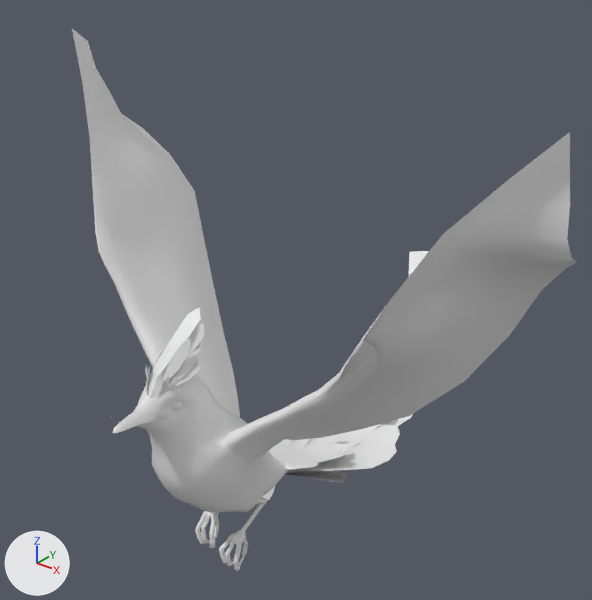
What one commit did to the glTF model public/bird3.glb.
Camera for both pictures: a 50 mm camera at (2.38, -2.57, 2.68) aimed at (-0.18, 0.63, 0.7). The axes (+X, +Y, +Z) are drawn at lower left. The lights are the same throughout. Materials are left out; every surface is plain grey. Where no turn or scale is listed for an object, it has been applied to the vertices. Vertices at the same position are counted once.

Objects in the first picture: 'a250_body_hd_mesh1', 'a250_body_hd_mesh_1'.
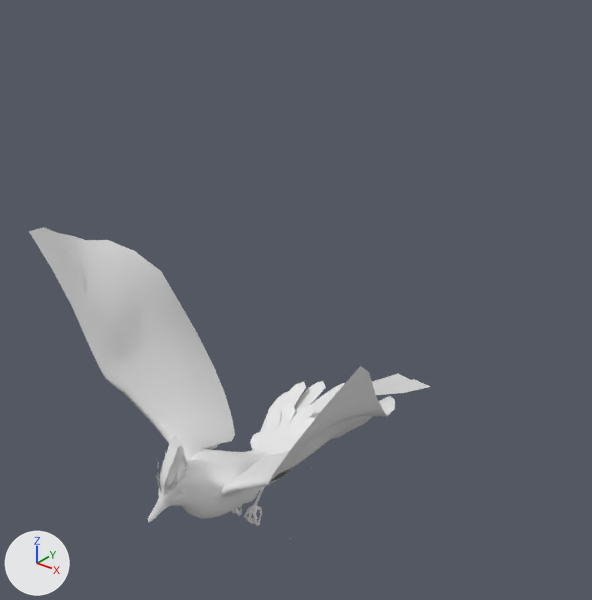
What differs and where, as boxes [x1, y1, x2, y2] in the pictures (592 x 600 px; the box of a moved part takes in the faces that stretch with it):
'a250_body_hd_mesh_1', reshaped, turned, rescaled
    before: [72, 29, 576, 571]
    after: [29, 227, 431, 526]
'a250_body_hd_mesh1', reshaped, moved, rescaled (not visible afterwards)
    before: [262, 485, 276, 500]
part 1 of me_mesh_0, moved or reshaped
    before: [172, 402, 183, 411]
    after: [179, 490, 186, 494]
part 2 of me_mesh_0, moved or reshaped
    before: [72, 29, 576, 571]
    after: [29, 227, 395, 526]
part 3 of me_mesh_0, moved or reshaped
    before: [280, 439, 292, 446]
    after: [265, 408, 281, 431]
part 4 of me_mesh_0, moved or reshaped
    before: [314, 451, 346, 463]
    after: [294, 432, 304, 444]
part 5 of me_mesh_0, moved or reshaped
    before: [154, 324, 204, 380]
    after: [162, 445, 185, 487]
part 6 of me_mesh_0, moved or reshaped
    before: [168, 349, 199, 385]
    after: [171, 461, 185, 487]
part 7 of me_mesh_0, moved or reshaped
    before: [194, 341, 203, 354]
    after: [181, 455, 186, 464]
part 8 of me_mesh_0, moved or reshaped
    before: [162, 338, 191, 379]
    after: [165, 462, 177, 485]
part 9 of me_mesh_0, moved or reshaped
    before: [147, 307, 201, 396]
    after: [160, 436, 179, 494]
part 10 of me_mesh_0, moved or reshaped
    before: [149, 347, 170, 378]
    after: [160, 456, 166, 484]
part 11 of me_mesh_0, moved or reshaped (not visible afterwards)
    before: [147, 338, 159, 385]
part 12 of me_mesh_0, moved or reshaped
    before: [150, 373, 164, 397]
    after: [163, 485, 168, 495]
part 13 of me_mesh_0, moved or reshaped
    before: [160, 376, 169, 394]
    after: [168, 485, 172, 491]
part 14 of me_mesh_0, moved or reshaped
    before: [170, 377, 177, 391]
    after: [173, 483, 177, 488]
part 15 of me_mesh_0, moved or reshaped
    before: [176, 367, 201, 387]
    after: [175, 470, 189, 485]
part 16 of me_mesh_0, moved or reshaped
    before: [168, 251, 429, 566]
    after: [165, 374, 431, 521]

The change, as a list of edits to the scene's bpy script:
```text
Change me_mesh_0:
    used by ob_a250_body_hd_mesh_1; location = (0.0, 0.0, 0.0); rotation_euler = (-1.571, 0.668, -1.571), in degrees (-90, 38, -90)
    remove me_mesh_0.from_pydata(...)  # 1908 vertices, 3058 faces; spans x -2.13..0.47, y -1.52..1.21, z -1.44..1.37
    add me_mesh_0.from_pydata(...)  # 1908 vertices, 3058 faces; spans x -3.32..1.04, y -3.33..5.5, z -3.17..3.02
    me_mesh_0 part 1: the loose piece of 25 vertices spanning x -0.05..0.01, y -0.88..-0.82, z 0.04..0.08 is scaled about the mesh origin by 2.2
    me_mesh_0 part 2: the loose piece of 1188 vertices spanning x -1.51..0.47, y -1.52..0.41, z -1.44..1.37 is scaled about the mesh origin by 2.2
    me_mesh_0 part 3: the loose piece of 10 vertices spanning x -0.39..-0.09, y 0.15..0.48, z -0.22..0.01 is scaled about its middle by (2.27, 2.19, 2.19), then moved by (-0.29, 0.38, -0.13)
    me_mesh_0 part 4: the loose piece of 10 vertices spanning x -0.39..-0.09, y 0.15..0.47, z -0.01..0.23 is scaled about its middle by (2.28, 2.21, 2.21), then moved by (-0.3, 0.38, 0.14)
    me_mesh_0 part 5: the loose piece of 13 vertices spanning x -0.38..-0.01, y -1.0..-0.94, z -0.02..0.05 is scaled about the mesh origin by 2.2
    me_mesh_0 part 6: the loose piece of 11 vertices spanning x -0.28..-0.03, y -0.96..-0.92, z 0.01..0.07 is scaled about the mesh origin by 2.2
    me_mesh_0 part 7: the loose piece of 15 vertices spanning x -0.31..-0.08, y -0.96..-0.91, z 0.01..0.06 is scaled about the mesh origin by 2.2
    me_mesh_0 part 8: the loose piece of 11 vertices spanning x -0.28..-0.02, y -1.03..-0.95, z -0.01..0.07 is scaled about the mesh origin by 2.2
    me_mesh_0 part 9: the loose piece of 13 vertices spanning x -0.44..0.01, y -1.01..-0.97, z -0.06..0.02 is scaled about the mesh origin by 2.2
    me_mesh_0 part 10: the loose piece of 13 vertices spanning x -0.39..0.01, y -1.01..-0.94, z -0.09..-0.01 is scaled about the mesh origin by 2.2
    me_mesh_0 part 11: the loose piece of 11 vertices spanning x -0.24..-0.02, y -1.03..-0.95, z -0.11..-0.05 is scaled about the mesh origin by 2.2
    me_mesh_0 part 12: the loose piece of 7 vertices spanning x -0.09..0.01, y -1.03..-0.96, z -0.01..0.04 is scaled about the mesh origin by 2.2
    me_mesh_0 part 13: the loose piece of 7 vertices spanning x -0.1..-0.02, y -1.0..-0.95, z 0.01..0.05 is scaled about the mesh origin by 2.2
    me_mesh_0 part 14: the loose piece of 7 vertices spanning x -0.11..-0.06, y -0.98..-0.94, z 0.04..0.07 is scaled about the mesh origin by 2.2
    me_mesh_0 part 15: the loose piece of 11 vertices spanning x -0.21..-0.04, y -0.96..-0.9, z 0.02..0.09 is scaled about the mesh origin by 2.2
    me_mesh_0 part 16: 455 of 1908 vertices moved; they spanned x -2.13..0.46, y -0.97..1.21, z -0.46..0.45 and now span x -1.45..1.01, y -2.14..5.5, z -1.02..0.99; mean shift (0.02, 0.18, -0.01); largest move (-2.08, 1.07, -0.22) -> (-1.26, 5.5, 0.11)
Change me_mesh_2:
    used by ob_a250_body_hd_mesh1; parent = ob_空白_1; location = (-0.304, 0.474, -0.389); rotation_euler = (2.969, 0.044, 0.231), in degrees (170, 2.5, 13); scale = (0.896, 0.896, 0.896)
    remove me_mesh_2.from_pydata(...)  # 11 vertices, 9 faces; spans x -0.119..0.119, y -0.016..0.016, z -0.285..0.285
    add me_mesh_2.from_pydata(...)  # 11 vertices, 9 faces; spans x -0.263..0.235, y -0.155..0.087, z -0.444..0.597
    me_mesh_2 part 17: 11 of 11 vertices moved; they spanned x -0.119..0.119, y -0.016..0.016, z -0.285..0.285 and now span x -0.263..0.235, y -0.155..0.087, z -0.444..0.597; mean shift (0.0, -0.033, 0.092); largest move (0.018, 0.016, 0.285) -> (0.04, -0.125, 0.597)
Change ob_a250_body_hd_mesh_1:
    ob_a250_body_hd_mesh_1.rotation_euler: (-1.571, 0.668, -1.571) -> (1.367, 1.953, 1.382)  # degrees (-90, 38, -90) -> degrees (78, 112, 79)
    ob_a250_body_hd_mesh_1.scale: (1.0, 1.0, 1.0) -> (0.3, 0.3, 0.3)
Change ob_a250_body_hd_mesh1:
    ob_a250_body_hd_mesh1.location: (-0.304, 0.474, -0.389) -> (-0.67, 1.042, -0.856)
    ob_a250_body_hd_mesh1.scale: (0.896, 0.896, 0.896) -> (0.344, 0.344, 0.344)
```
